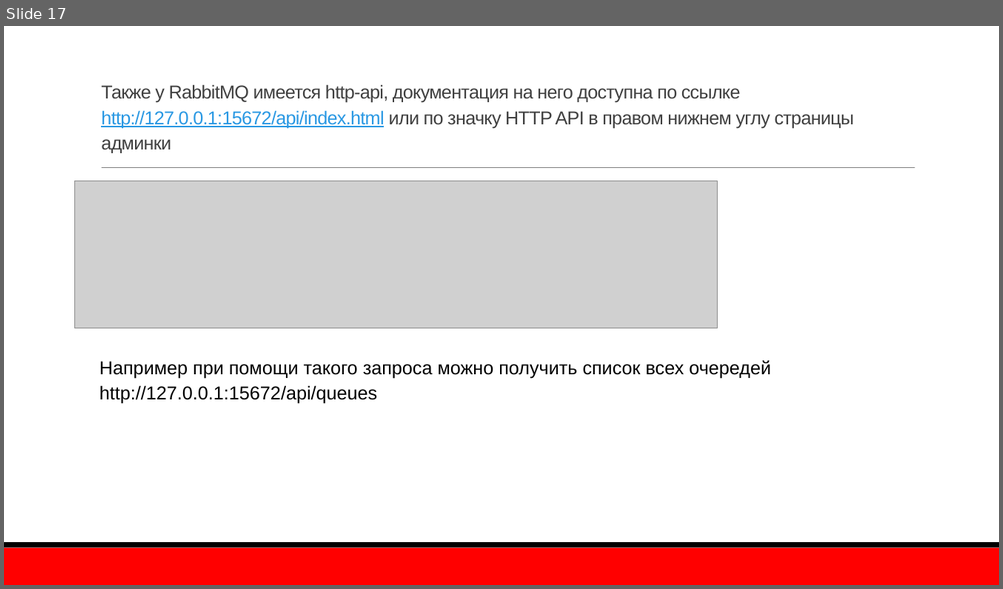
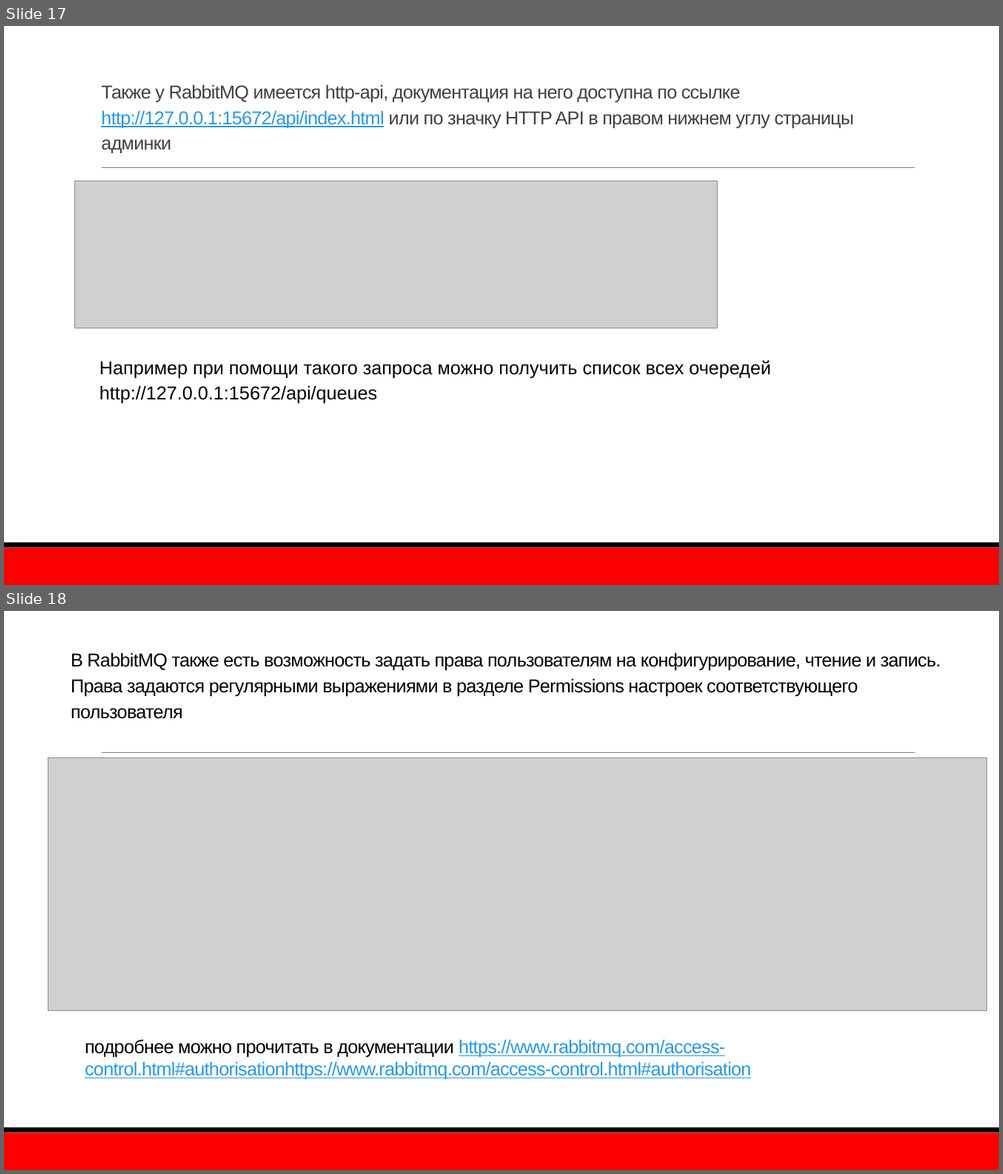
Before and after one commit to TurCons/DisconfRabbitMq, a slide deck: presentation/RabbitMQ.pptx. Shown one above the other, each under a label of ours: slide 17 before the commit, slides 17 and 18 after it. The pictures are 1003x589 and 1003x1174 pixels, drawn with LibreOffice and Linux fonts; fonts in the diff are those of the drawing; grey boxes stand for pictures; background and template pictures are left out. Boxes give left, top, right and bottom in pixels: in the first picture for what was removed or moved away, otherwise in the second. Text is boxed around its words. In the diff, an @@ line names an element or a change of style, - is before the commit and + after.

```diff
--- a/presentation/RabbitMQ.pptx
+++ b/presentation/RabbitMQ.pptx
@@ slide 18 added at (x1=4, y1=611, x2=999, y2=1170), background #FFFFFF; not listed: 3 template elements that a slide beside it also shows @@
@@ title added at (x1=71, y1=652, x2=941, y2=719), 18 pt, text #000000 @@
+В RabbitMQ также есть возможность задать права пользователям на конфигурирование, чтение и запись. Права задаются регулярными выражениями в разделе Permissions настроек соответствующего пользователя
@@ picture added at (x1=48, y1=758, x2=987, y2=1011) @@
@@ text added at (x1=85, y1=1039, x2=751, y2=1080), 18 pt, text #2998E3, underline @@
+подробнее можно прочитать в документации https://www.rabbitmq.com/access-control.html#authorisationhttps://www.rabbitmq.com/access-control.html#authorisation
```
Also in this commit, not shown: 1 slide changed, 2 other files.
